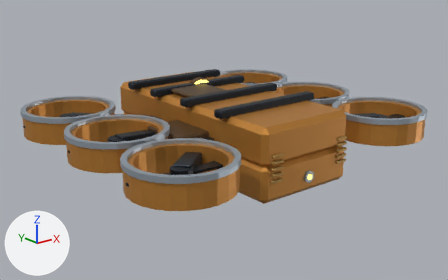
The Blender file out/mech_reference/s02/s02.blend as it was, and as the next commit left it.
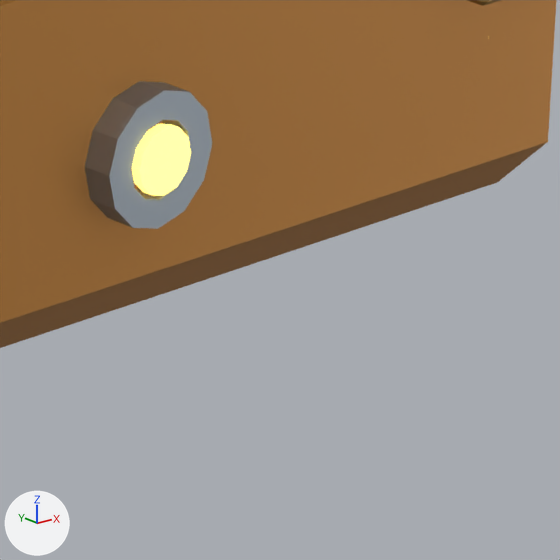
The first picture shows the older version from a camera (50 mm lens) standing at (-6.19, -7.76, 4.17) and looking at (-0.07, -0.11, 1.11). The close-ups show the older and then the newer version on the part from 66% to 77% of the width and 58% to 75% of the height of that picture. Only the edits that show in the close-ups are written down. The axes (+X, +Y, +Z) are drawn at lower left. The lights are the same throughout.

The older version as bpy lines, for what is in view:
```python
me_light_muzzle_emission = bpy.data.meshes.new('Light muzzle emission')
me_light_muzzle_emission.from_pydata(...)  # a 12-sided cylinder along y spanning x -0.045..0.045, y -0.007..0.007, z -0.045..0.045
me_light_muzzle_emission.materials.append(mat_glow)  # yellow #ffe679, glowing yellow #ffe679
me_light_weapon_open_bore = bpy.data.meshes.new('Light weapon open bore')
me_light_weapon_open_bore.from_pydata(...)  # 48 vertices, 48 faces; spans x -0.09..0.09, y -0.35..0.35, z -0.09..0.09
me_light_weapon_open_bore.materials.append(mat_steel)  # light grey #b1bcc7
me_thick_industrial_slab = bpy.data.meshes.new('Thick industrial slab')
me_thick_industrial_slab.from_pydata(...)  # a box spanning x -0.85..0.85, y -1.95..1.95, z -0.29..0.29
me_thick_industrial_slab.materials.append(mat_armor)  # orange #c98a3d
ob_light_muzzle_emission = bpy.data.objects.new('Light muzzle emission', me_light_muzzle_emission)
ob_light_muzzle_emission.parent = ob_light_muzzle
ob_light_muzzle_emission.location = (0.0, 0.0, 0.0)
ob_light_weapon_open_bore = bpy.data.objects.new('Light weapon open bore', me_light_weapon_open_bore)
ob_light_weapon_open_bore.parent = ob_gun_recoil
ob_light_weapon_open_bore.location = (0.0, -0.55, 0.0)
ob_thick_industrial_slab = bpy.data.objects.new('Thick industrial slab', me_thick_industrial_slab)
ob_thick_industrial_slab.parent = ob_tilt
ob_thick_industrial_slab.location = (0.0, 0.0, -0.264)
_m = ob_thick_industrial_slab.modifiers.new('Armor edge chamfer', 'BEVEL')
_m.width = 0.08
_m.width_pct = 0.08
```
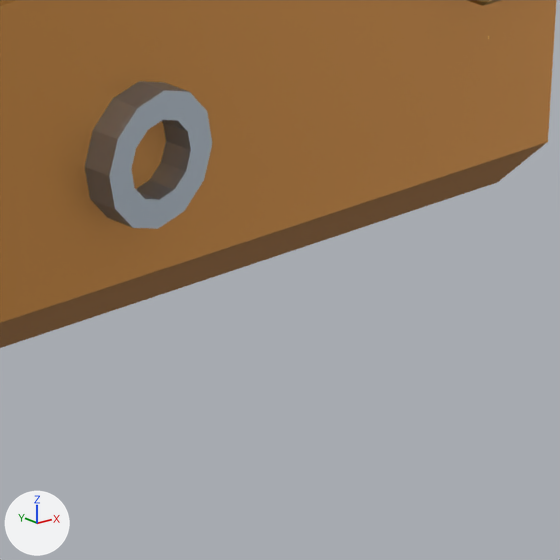
Where the change shows, as pixel boxes [x1, y1, x2, y2] in the close-ups (560 x 560 px):
'Light muzzle emission', deleted (yellow): before [132, 124, 191, 196]

The edits, one by one:
Object 'Light muzzle emission' (ob_light_muzzle_emission) is deleted.
